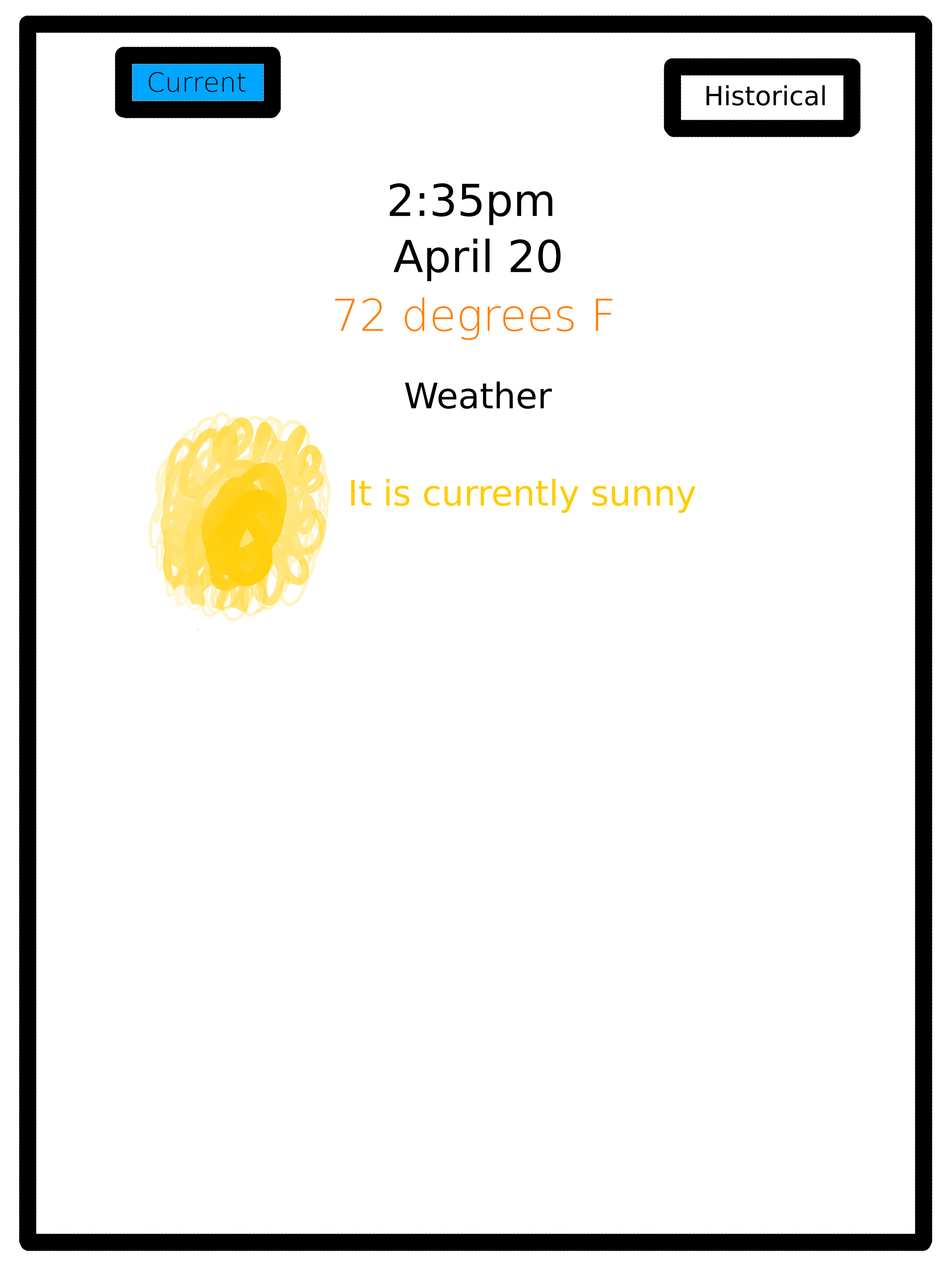
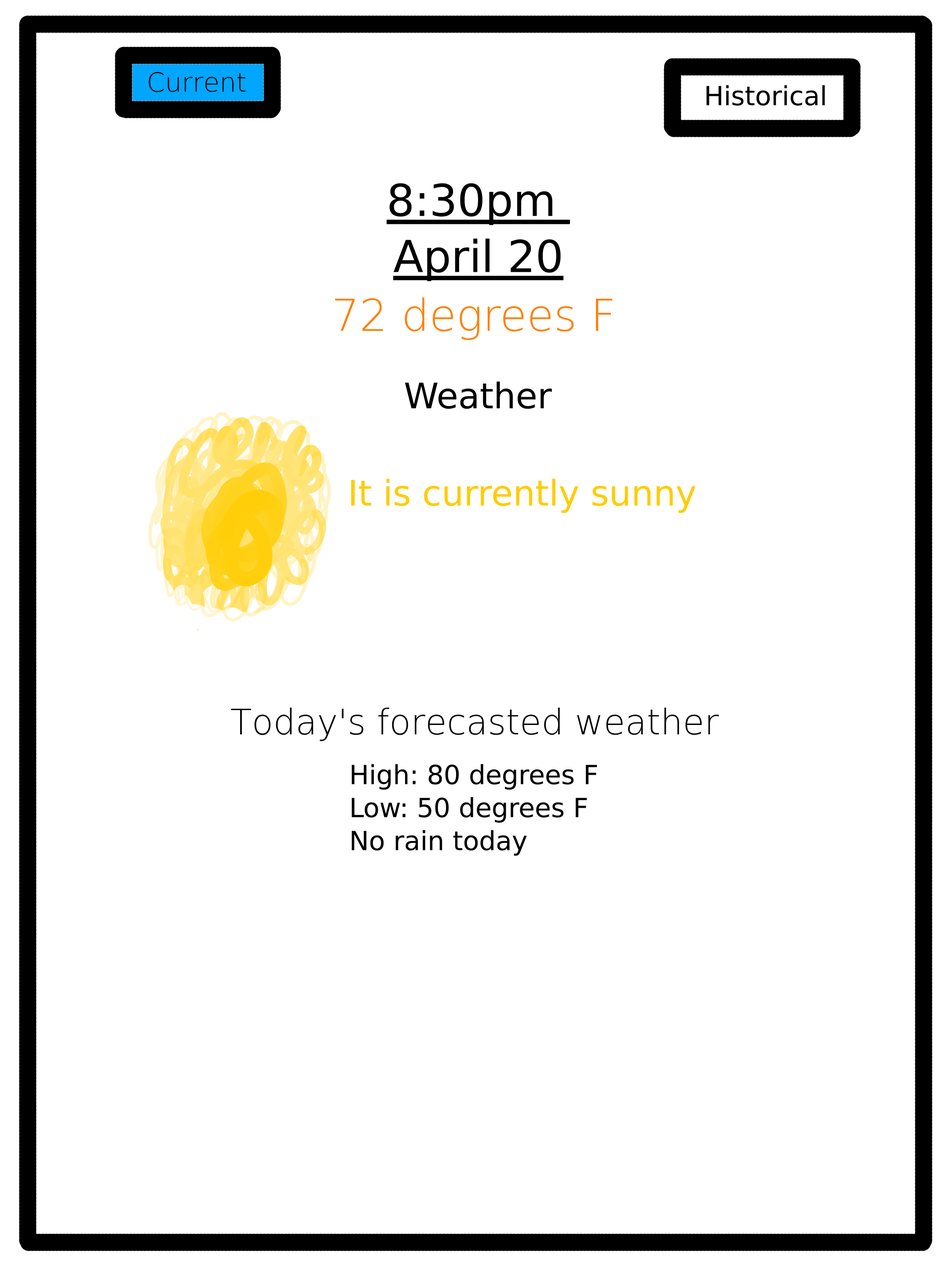
Layer changes from the first 950 x 1267 image to the second:
painted on "Paint Layer 1" over bbox(230, 182, 720, 856)
